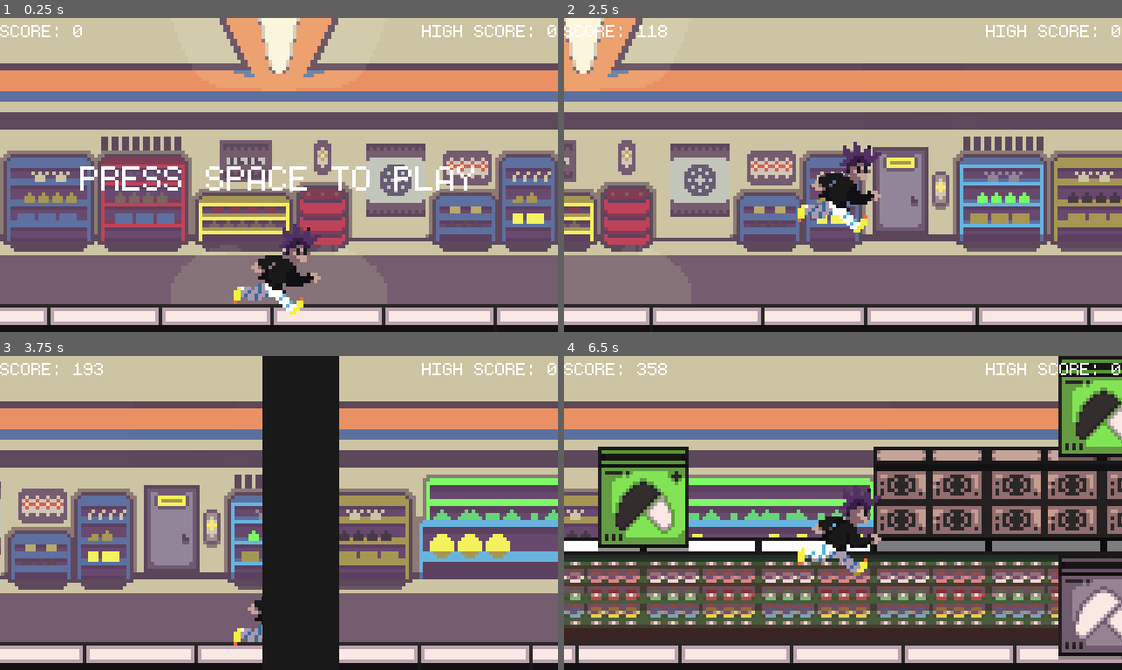
Above: before the commit, frames 1-4 (two rows, left to right).
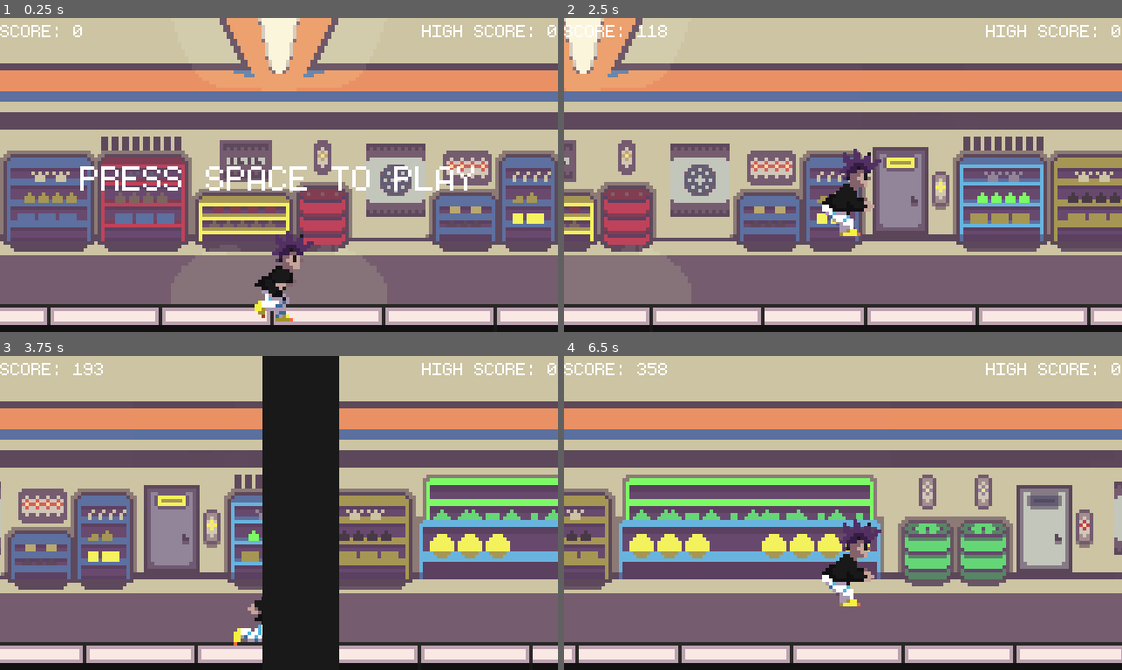
Above: after the commit, the same moments.

Repository: SrPatto/Punk-N-Duck
Game: Godot game, scene res://scenes/main.tscn
Two runs of this game, one before a commit and one after it. Both use one fixed random seed, a clock stepped at 60 frames per second and the inputs below.
Inputs:
- Up to frame 1 (0.25 s): no input
- Up to frame 2 (2.5 s): tap Space (start_game) at 0.5, 1.55 s; hold Space (start_game) 0.53-1.28 s; hold W (jump_up) 0.53-2.03 s; hold S (jump_down) from 2.03 s (still down); hold Space (start_game) from 2.03 s (still down); tap W (jump_up) at 2.3 s
- Up to frame 3 (3.75 s): release S (jump_down) at 2.78 s; release Space (start_game) at 2.78 s; hold W (jump_up) from 2.78 s (still down); tap Space (start_game) at 2.85 s
- Up to frame 4 (6.5 s): release W (jump_up) at 4.28 s; hold S (jump_down) 4.28-5.03 s; tap Space (start_game) at 4.35, 6.05 s; tap W (jump_up) at 4.52, 4.82, 5.85, 6.02, 6.32 s; hold W (jump_up) 5.03-5.78 s; hold Space (start_game) 5.03-5.78 s; hold S (jump_down) from 5.78 s (still down)

The runs differ from the first frame. In frame 1, 1.7% of the frame differs, in the area x 41-58%, y 65-97%; in frame 2, 1.6%; in frame 3, 0.1%; in frame 4, 52%, in the area x 0-100%, y 0-97%.

Commit message:
visula obstacles, enemy_A upgrade, game_over upgrade

Diff:
--- a/scenes/enemy_a.tscn
+++ b/scenes/enemy_a.tscn
@@ -1,12 +1,24 @@
 [gd_scene load_steps=22 format=3 uid="uid://bwu2h5yx1dich"]
 
-[ext_resource type="Script" uid="uid://cfcodws1sihvg" path="res://scripts/Enemies/enemy.gd" id="1_8fi7l"]
-[ext_resource type="Script" uid="uid://chou2jadrxdra" path="res://scripts/FiniteStateMachines/StateMachine.gd" id="3_b34wx"]
+[ext_resource type="Script" uid="uid://cfcodws1sihvg" path="res://scripts/Enemies/Enemy_A/enemy_a.gd" id="1_8fi7l"]
+[ext_resource type="Texture2D" uid="uid://dv5p8k6hb73ho" path="res://assets/sprites/enemies/EnemigoFull.png" id="2_jcwuj"]
 [ext_resource type="Texture2D" uid="uid://dkvtwsua2mlxj" path="res://assets/sprites/enemies/EnemigoV2.png" id="3_jcwuj"]
-[ext_resource type="Script" uid="uid://biwefmye0wy81" path="res://scripts/Enemies/Enemy_A/EnemySpawn_State.gd" id="4_yj7xe"]
-[ext_resource type="Script" uid="uid://bv3y0yx6dbn50" path="res://scripts/Enemies/Enemy_A/EnemyChase_State.gd" id="5_ik5em"]
-[ext_resource type="Script" uid="uid://dxvdal0nxjvry" path="res://scripts/Enemies/Enemy_A/EnemyThrow_State.gd" id="6_pid25"]
-[ext_resource type="Script" uid="uid://cnwac8oqg0l5" path="res://scripts/Enemies/Enemy_A/EnemyDespawn_State.gd" id="7_5puuv"]
+
+[sub_resource type="AtlasTexture" id="AtlasTexture_2fyb3"]
+atlas = ExtResource("2_jcwuj")
+region = Rect2(1344, 0, 112, 112)
+
+[sub_resource type="AtlasTexture" id="AtlasTexture_gbidp"]
+atlas = ExtResource("2_jcwuj")
+region = Rect2(1456, 0, 112, 112)
+
+[sub_resource type="AtlasTexture" id="AtlasTexture_cwfcb"]
+atlas = ExtResource("2_jcwuj")
+region = Rect2(1568, 0, 112, 112)
+
+[sub_resource type="AtlasTexture" id="AtlasTexture_1jxyh"]
+atlas = ExtResource("2_jcwuj")
+region = Rect2(1680, 0, 112, 112)
 
 [sub_resource type="AtlasTexture" id="AtlasTexture_1fxpe"]
 atlas = ExtResource("3_jcwuj")
@@ -58,6 +70,23 @@
 
 [sub_resource type="SpriteFrames" id="SpriteFrames_2fyb3"]
 animations = [{
+"frames": [{
+"duration": 1.0,
+"texture": SubResource("AtlasTexture_2fyb3")
+}, {
+"duration": 1.0,
+"texture": SubResource("AtlasTexture_gbidp")
+}, {
+"duration": 1.0,
+"texture": SubResource("AtlasTexture_cwfcb")
+}, {
+"duration": 1.0,
+"texture": SubResource("AtlasTexture_1jxyh")
+}],
+"loop": false,
+"name": &"charge",
+"speed": 6.0
+}, {
 "frames": [],
 "loop": true,
 "name": &"default",
@@ -114,6 +143,7 @@
 size = Vector2(80, 96)
 
 [node name="EnemyA" type="Area2D"]
+z_index = 1
 collision_layer = 4
 collision_mask = 51
 script = ExtResource("1_8fi7l")
@@ -127,7 +157,7 @@
 [node name="AnimatedSprite2D" type="AnimatedSprite2D" parent="."]
 texture_filter = 1
 sprite_frames = SubResource("SpriteFrames_2fyb3")
-animation = &"throw"
+animation = &"charge"
 autoplay = "run"
 
 [node name="CollisionShape2D" type="CollisionShape2D" parent="."]
@@ -146,21 +176,5 @@
 wait_time = 1.5
 one_shot = true
 
-[node name="StateMachine" type="Node" parent="." node_paths=PackedStringArray("initial_state")]
-script = ExtResource("3_b34wx")
-initial_state = NodePath("Spawn")
-
-[node name="Spawn" type="Node" parent="StateMachine"]
-script = ExtResource("4_yj7xe")
-
-[node name="Chase" type="Node" parent="StateMachine"]
-script = ExtResource("5_ik5em")
-
-[node name="Throw" type="Node" parent="StateMachine"]
-script = ExtResource("6_pid25")
-
-[node name="Despawn" type="Node" parent="StateMachine"]
-script = ExtResource("7_5puuv")
-
 [connection signal="body_entered" from="." to="." method="_on_body_entered"]
-[connection signal="animation_finished" from="AnimatedSprite2D" to="StateMachine/Throw" method="_on_animated_sprite_2d_animation_finished"]
+[connection signal="animation_finished" from="AnimatedSprite2D" to="." method="_on_animated_sprite_2d_animation_finished"]
--- a/scenes/main.tscn
+++ b/scenes/main.tscn
@@ -18,16 +18,20 @@
 [ext_resource type="PackedScene" uid="uid://cgur7ub6weuhh" path="res://scenes/visual_obstacles.tscn" id="16_jbj1t"]
 
 [node name="Main" type="Node2D"]
+z_index = 2
 script = ExtResource("1_trceg")
 
 [node name="Camera2D" type="Camera2D" parent="."]
 z_index = 10
 
+[node name="EnemySpawner" parent="." instance=ExtResource("10_eb6dy")]
+
+[node name="Player" parent="." instance=ExtResource("2_sugp2")]
+position = Vector2(-4, 110)
+
 [node name="Level" type="Node2D" parent="."]
 script = ExtResource("1_sugp2")
 modules = Array[PackedScene]([ExtResource("2_tefeu"), ExtResource("2_jyhfs"), ExtResource("3_tbgi4"), ExtResource("5_85g3d"), ExtResource("6_choun"), ExtResource("7_ya4ey")])
-
-[node name="EnemySpawner" parent="." instance=ExtResource("10_eb6dy")]
 
 [node name="Background" parent="." instance=ExtResource("11_ya4ey")]
 
@@ -38,9 +42,6 @@
 [node name="Ground" parent="." instance=ExtResource("1_0wfyh")]
 position = Vector2(0, 194.5)
 
-[node name="Player" parent="." instance=ExtResource("2_sugp2")]
-position = Vector2(-4, 110)
-
 [node name="HUD" parent="." instance=ExtResource("13_a8y0u")]
 
 [node name="GameOver" parent="." instance=ExtResource("14_jkv2x")]
--- a/scenes/music.tscn
+++ b/scenes/music.tscn
@@ -14,8 +14,8 @@
 clip_1/auto_advance = 0
 _transitions = {
 Vector2i(0, 1): {
-"fade_beats": 2.0,
-"fade_mode": 3,
+"fade_beats": 1.5,
+"fade_mode": 1,
 "from_time": 0,
 "to_time": 1
 }
--- a/scenes/obstacle.tscn
+++ b/scenes/obstacle.tscn
@@ -180,6 +180,7 @@
 size = Vector2(104, 116)
 
 [node name="Obstacle" type="StaticBody2D" groups=["obstacles"]]
+z_index = 2
 collision_layer = 2
 collision_mask = 49
 script = ExtResource("1_drdry")
--- a/scenes/player.tscn
+++ b/scenes/player.tscn
@@ -1,48 +1,78 @@
-[gd_scene load_steps=13 format=3 uid="uid://btpo27t6jnr41"]
+[gd_scene load_steps=21 format=3 uid="uid://btpo27t6jnr41"]
 
 [ext_resource type="Script" uid="uid://cme4w7ierogvo" path="res://scripts/player.gd" id="1_g2els"]
-[ext_resource type="Texture2D" uid="uid://dohc8qu1oqtnx" path="res://assets/sprites/player/PersonajeCorriiendo.png" id="2_qhqgy"]
+[ext_resource type="Texture2D" uid="uid://bem3lxirm1r8w" path="res://assets/sprites/player/PersonajeFull.png" id="2_g2els"]
+
+[sub_resource type="AtlasTexture" id="AtlasTexture_qhqgy"]
+atlas = ExtResource("2_g2els")
+region = Rect2(1344, 0, 112, 112)
 
 [sub_resource type="AtlasTexture" id="AtlasTexture_dqkch"]
-atlas = ExtResource("2_qhqgy")
+atlas = ExtResource("2_g2els")
+region = Rect2(1456, 0, 112, 112)
+
+[sub_resource type="AtlasTexture" id="AtlasTexture_qlg0r"]
+atlas = ExtResource("2_g2els")
+region = Rect2(1568, 0, 112, 112)
+
+[sub_resource type="AtlasTexture" id="AtlasTexture_tuyoq"]
+atlas = ExtResource("2_g2els")
+region = Rect2(1680, 0, 112, 112)
+
+[sub_resource type="AtlasTexture" id="AtlasTexture_fjrip"]
+atlas = ExtResource("2_g2els")
+region = Rect2(896, 0, 112, 112)
+
+[sub_resource type="AtlasTexture" id="AtlasTexture_smehm"]
+atlas = ExtResource("2_g2els")
+region = Rect2(1008, 0, 112, 112)
+
+[sub_resource type="AtlasTexture" id="AtlasTexture_ur7pv"]
+atlas = ExtResource("2_g2els")
+region = Rect2(1120, 0, 112, 112)
+
+[sub_resource type="AtlasTexture" id="AtlasTexture_y4r1p"]
+atlas = ExtResource("2_g2els")
+region = Rect2(1232, 0, 112, 112)
+
+[sub_resource type="AtlasTexture" id="AtlasTexture_d2wvv"]
+atlas = ExtResource("2_g2els")
 region = Rect2(0, 0, 112, 112)
 
-[sub_resource type="AtlasTexture" id="AtlasTexture_qlg0r"]
-atlas = ExtResource("2_qhqgy")
+[sub_resource type="AtlasTexture" id="AtlasTexture_3v2ag"]
+atlas = ExtResource("2_g2els")
 region = Rect2(112, 0, 112, 112)
 
-[sub_resource type="AtlasTexture" id="AtlasTexture_tuyoq"]
-atlas = ExtResource("2_qhqgy")
+[sub_resource type="AtlasTexture" id="AtlasTexture_jej6c"]
+atlas = ExtResource("2_g2els")
 region = Rect2(224, 0, 112, 112)
 
-[sub_resource type="AtlasTexture" id="AtlasTexture_fjrip"]
-atlas = ExtResource("2_qhqgy")
+[sub_resource type="AtlasTexture" id="AtlasTexture_f1ej7"]
+atlas = ExtResource("2_g2els")
 region = Rect2(336, 0, 112, 112)
 
-[sub_resource type="AtlasTexture" id="AtlasTexture_smehm"]
-atlas = ExtResource("2_qhqgy")
+[sub_resource type="AtlasTexture" id="AtlasTexture_oprun"]
+atlas = ExtResource("2_g2els")
 region = Rect2(448, 0, 112, 112)
 
-[sub_resource type="AtlasTexture" id="AtlasTexture_ur7pv"]
-atlas = ExtResource("2_qhqgy")
+[sub_resource type="AtlasTexture" id="AtlasTexture_a8ls1"]
+atlas = ExtResource("2_g2els")
 region = Rect2(560, 0, 112, 112)
 
-[sub_resource type="AtlasTexture" id="AtlasTexture_y4r1p"]
-atlas = ExtResource("2_qhqgy")
+[sub_resource type="AtlasTexture" id="AtlasTexture_qfm1y"]
+atlas = ExtResource("2_g2els")
 region = Rect2(672, 0, 112, 112)
 
-[sub_resource type="AtlasTexture" id="AtlasTexture_d2wvv"]
-atlas = ExtResource("2_qhqgy")
+[sub_resource type="AtlasTexture" id="AtlasTexture_fulsm"]
+atlas = ExtResource("2_g2els")
 region = Rect2(784, 0, 112, 112)
 
 [sub_resource type="SpriteFrames" id="SpriteFrames_3v2ag"]
 animations = [{
-"frames": [],
-"loop": true,
-"name": &"default",
-"speed": 5.0
+"frames": [{
+"duration": 1.0,
+"texture": SubResource("AtlasTexture_qhqgy")
 }, {
-"frames": [{
 "duration": 1.0,
 "texture": SubResource("AtlasTexture_dqkch")
 }, {
@@ -51,7 +81,17 @@
 }, {
 "duration": 1.0,
 "texture": SubResource("AtlasTexture_tuyoq")
+}],
+"loop": false,
+"name": &"death",
+"speed": 6.0
 }, {
+"frames": [],
+"loop": true,
+"name": &"default",
+"speed": 5.0
+}, {
+"frames": [{
 "duration": 1.0,
 "texture": SubResource("AtlasTexture_fjrip")
 }, {
@@ -63,9 +103,35 @@
 }, {
 "duration": 1.0,
 "texture": SubResource("AtlasTexture_y4r1p")
+}],
+"loop": false,
+"name": &"jump",
+"speed": 8.0
+}, {
+"frames": [{
+"duration": 1.0,
+"texture": SubResource("AtlasTexture_d2wvv")
 }, {
 "duration": 1.0,
-"texture": SubResource("AtlasTexture_d2wvv")
+"texture": SubResource("AtlasTexture_3v2ag")
+}, {
+"duration": 1.0,
+"texture": SubResource("AtlasTexture_jej6c")
+}, {
+"duration": 1.0,
+"texture": SubResource("AtlasTexture_f1ej7")
+}, {
+"duration": 1.0,
+"texture": SubResource("AtlasTexture_oprun")
+}, {
+"duration": 1.0,
+"texture": SubResource("AtlasTexture_a8ls1")
+}, {
+"duration": 1.0,
+"texture": SubResource("AtlasTexture_qfm1y")
+}, {
+"duration": 1.0,
+"texture": SubResource("AtlasTexture_fulsm")
 }],
 "loop": true,
 "name": &"run",
@@ -80,12 +146,11 @@
 script = ExtResource("1_g2els")
 
 [node name="AnimatedSprite2D" type="AnimatedSprite2D" parent="."]
+z_index = 1
 texture_filter = 1
 sprite_frames = SubResource("SpriteFrames_3v2ag")
-animation = &"run"
+animation = &"death"
 autoplay = "run"
-frame = 2
-frame_progress = 0.225382
 
 [node name="CollisionShape2D" type="CollisionShape2D" parent="."]
 position = Vector2(2, 11.974)
--- a/scenes/projectile.tscn
+++ b/scenes/projectile.tscn
@@ -77,16 +77,17 @@
 size = Vector2(24, 16)
 
 [node name="Projectile" type="Area2D"]
+z_index = 2
 collision_layer = 8
 collision_mask = 3
 script = ExtResource("1_q3m7n")
 
 [node name="AnimatedSprite2D" type="AnimatedSprite2D" parent="."]
+z_index = 2
 texture_filter = 1
 sprite_frames = SubResource("SpriteFrames_6c2e5")
 animation = &"v2"
 autoplay = "v2"
-frame_progress = 0.572187
 
 [node name="CollisionShape2D" type="CollisionShape2D" parent="."]
 shape = SubResource("RectangleShape2D_softn")
--- a/scenes/visual_obstacles.tscn
+++ b/scenes/visual_obstacles.tscn
@@ -1,11 +1,28 @@
-[gd_scene load_steps=3 format=3 uid="uid://cgur7ub6weuhh"]
+[gd_scene load_steps=4 format=3 uid="uid://cgur7ub6weuhh"]
 
 [ext_resource type="Texture2D" uid="uid://2qk7ktj0tret" path="res://assets/Background/Columna.png" id="1_o3s55"]
 [ext_resource type="Script" uid="uid://dhakoucf5kbsr" path="res://scripts/visual_obstacles.gd" id="1_rqnjg"]
+[ext_resource type="Texture2D" uid="uid://bkj5w3xmkyuf8" path="res://assets/sprites/enemies/EnemigoC.png" id="3_5llv0"]
 
 [node name="Visual_Obstacles" type="Node2D"]
+z_index = 4
 script = ExtResource("1_rqnjg")
 
 [node name="pillar" type="Sprite2D" parent="."]
 position = Vector2(1000, 0)
 texture = ExtResource("1_o3s55")
+
+[node name="enemy_c" type="Sprite2D" parent="."]
+position = Vector2(200, 64)
+texture = ExtResource("3_5llv0")
+
+[node name="Timer_EnemySpawn" type="Timer" parent="."]
+wait_time = 30.0
+one_shot = true
+
+[node name="Timer_EnemyDespawn" type="Timer" parent="."]
+wait_time = 5.0
+one_shot = true
+
+[connection signal="timeout" from="Timer_EnemySpawn" to="." method="_on_timer_enemy_spawn_timeout"]
+[connection signal="timeout" from="Timer_EnemyDespawn" to="." method="_on_timer_enemy_despawn_timeout"]
--- /dev/null
+++ b/scripts/Enemies/Enemy_A/enemy_a.gd
@@ -0,0 +1,103 @@
+extends Area2D
+
+enum Enemy_State {
+	Spawn,
+	Chase,
+	Throw,
+	Charge,
+	Despawn
+}
+var current_state: Enemy_State = Enemy_State.Spawn
+
+@onready var animated_sprite_2d: AnimatedSprite2D = $AnimatedSprite2D
+@onready var ray_cast_2d: RayCast2D = $RayCast2D
+@onready var shooting_point: Marker2D = $ShootingPoint
+@onready var timer_reload: Timer = $Timer_reload
+@onready var label: Label = $Label
+
+const PROJECTILE_SCENE = preload("res://scenes/projectile.tscn")
+const GAME_POSITION_X = -260
+const GAME_OFF_POSITION_X = -400
+
+var position_y = 0
+var game_position
+var spawnPosition
+var canThrow
+
+func _ready() -> void:
+	change_state(Enemy_State.Spawn)
+	canThrow = true
+
+func _process(delta: float):
+	if ray_cast_2d.is_colliding():
+		var collision = ray_cast_2d.get_collider()
+		if collision.is_in_group("obstacles"):
+			change_state(Enemy_State.Despawn)
+		if collision == Global.player && timer_reload.is_stopped() && current_state == Enemy_State.Chase:
+			change_state(Enemy_State.Throw)
+	if !Global.enemy_spawner.existPlatform(spawnPosition):
+		change_state(Enemy_State.Despawn)
+
+	if canThrow == false && current_state == Enemy_State.Throw:
+		change_state(Enemy_State.Chase)
+
+	if !get_parent().activateSpawner:
+		change_state(Enemy_State.Despawn)
+
+func change_state(new_state: Enemy_State):
+	current_state = new_state
+	match current_state:
+		Enemy_State.Spawn:
+			animated_sprite_2d.play("run")
+			label.text = "spawn"
+			position_y = global_position.y
+			game_position = Vector2(GAME_POSITION_X, position_y)
+			move_to_gamePosition()
+
+		Enemy_State.Chase:
+			animated_sprite_2d.play("run")
+			label.text = "chase"
+
+		Enemy_State.Throw:
+			animated_sprite_2d.play("throw")
+			label.text = "throw"
+			canThrow = true
+
+		Enemy_State.Despawn:
+			animated_sprite_2d.play("run")
+			label.text = "despawn"
+			position_y = global_position.y
+			game_position = Vector2(GAME_OFF_POSITION_X, position_y)
+			move_to_gamePosition()
+
+		Enemy_State.Charge:
+			animated_sprite_2d.play("charge")
+			label.text = "charge"
+
+func move_to_gamePosition():
+	var tween = create_tween()
+	tween.tween_property(self, "position", game_position, 1)
+	tween.tween_callback(func ():
+		if current_state == Enemy_State.Spawn:
+			change_state(Enemy_State.Chase)
+		elif current_state == Enemy_State.Despawn:
+			Global.enemy_spawner.spawns[spawnPosition].canSpawn = true
+			queue_free())
+
+func throw():
+	var projectile = PROJECTILE_SCENE.instantiate()
+	projectile.global_position = shooting_point.global_position
+	get_parent().add_child(projectile)
+
+func _on_body_entered(body: Node2D) -> void:
+	if body == Global.player:
+		change_state(Enemy_State.Charge)
+		body.call_deferred("death")
+
+func _on_animated_sprite_2d_animation_finished() -> void:
+	if current_state == Enemy_State.Throw:
+		throw()
+		canThrow = false
+		timer_reload.start()
+	if current_state == Enemy_State.Charge:
+		change_state(Enemy_State.Despawn)
--- a/scripts/Enemies/enemy.gd
+++ /dev/null
@@ -1,12 +0,0 @@
-extends Area2D
-class_name Enemy_Class
-
-var spawnPosition
-
-func _on_body_entered(body: Node2D) -> void:
-	if body == Global.player:
-		body.call_deferred("death")
-
-func _process(delta):
-	if !get_parent().activateSpawner:
-		queue_free()
--- a/scripts/level.gd
+++ b/scripts/level.gd
@@ -11,7 +11,7 @@
 		spawn_module(n*offset)
 
 func spawn_module(n):
-	if initModules > 2:
+	if initModules > 4:
 		randomNumber.randomize()
 		var num = randomNumber.randi_range(0, modules.size()-1)
 		var instance = modules[num].instantiate()
--- a/scripts/main.gd
+++ b/scripts/main.gd
@@ -1,15 +1,17 @@
 extends Node2D
 
-var score
+var score: int
 var gameRunning
+var isGameOver
 
 const SPEED_MODIFIER = 50
-
+const DECELERATION_RATE = 100
 const MAX_SPEED = 700
 
 func _ready() -> void:
 	score = 0
 	gameRunning = false
+	isGameOver = false
 	Global.speed = 0
 	$GameOver.hide()
 	$HUD.get_node("StartLabel").show()
@@ -24,7 +26,7 @@
 		score += (Global.speed / 300)
 		show_score()
 	else:
-		if Input.is_action_pressed("start_game"):
+		if Input.is_action_pressed("start_game") && !isGameOver:
 			$HUD.get_node("StartLabel").hide()
 			gameRunning = true
 			Global.speed = Global.START_SPEED
@@ -35,12 +37,17 @@
 	get_tree().reload_current_scene()
 
 func game_over():
+	isGameOver = true
 	check_highscore()
+	Global.enemy_spawner.activateSpawner = false
+	gameRunning = false
+	deceleration()
+
+func deceleration():
+	while Global.speed > 0:
+			Global.speed = max(Global.speed - DECELERATION_RATE * get_process_delta_time(), 0)
+			await get_tree().process_frame  # Wait for the next frame
 	$GameOver.show()
-	Global.enemy_spawner.activateSpawner = false
-	Global.speed = 0
-	gameRunning = false
-	pass
 
 func show_score():
 	$HUD.get_node("ScoreLabel").text = "SCORE: " + str(score)
--- a/scripts/player.gd
+++ b/scripts/player.gd
@@ -18,6 +18,10 @@
 	# Add the gravity.
 	if not is_on_floor():
 		velocity += (get_gravity()*2) * delta
+		if get_parent().gameRunning:
+			animated_sprite_2d.play("jump")
+	elif get_parent().gameRunning:
+		animated_sprite_2d.play("run")
 
 	if not get_parent().gameRunning:
 		#todo: idle animation
@@ -25,6 +29,7 @@
 	else:
 		# Handle jump up.
 		if Input.is_action_just_pressed("jump_up") and is_on_floor():
+			animated_sprite_2d.play("jump")
 			velocity.y = JUMP_VELOCITY
 
 	move_and_slide()
@@ -43,32 +48,35 @@
 			death()
 
 func recover():
-	if stumble_hits > 0:
-		stumble_hits -= 1
-		var tween = create_tween()
-		match stumble_hits:
-			0:
-				tween.tween_property(self, "position:x", INITIAL_POSITION, 1)
-			1:
-				tween.tween_property(self, "position:x", STUMBLE_POSITION_1, 1)
-				tween.tween_callback(func (): timer_recover.start())
+	if get_parent().gameRunning:
+		if stumble_hits > 0:
+			stumble_hits -= 1
+			var tween = create_tween()
+			match stumble_hits:
+				0:
+					tween.tween_property(self, "position:x", INITIAL_POSITION, 1)
+				1:
+					tween.tween_property(self, "position:x", STUMBLE_POSITION_1, 1)
+					tween.tween_callback(func (): timer_recover.start())
 
 func stumble():
-	if stumble_hits < 2:
-		stumble_hits += 1
-		var tween = create_tween()
-		match stumble_hits:
-			1:
-				tween.tween_property(self, "position:x", STUMBLE_POSITION_1, 1)
-				tween.tween_callback(func (): timer_recover.start())
+	if get_parent().gameRunning:
+		if stumble_hits < 2:
+			stumble_hits += 1
+			var tween = create_tween()
+			match stumble_hits:
+				1:
+					tween.tween_property(self, "position:x", STUMBLE_POSITION_1, 1)
+					tween.tween_callback(func (): timer_recover.start())
 
-			2:
-				tween.tween_property(self, "position:x", STUMBLE_POSITION_2, 1)
-				tween.tween_callback(func (): timer_recover.start())
+				2:
+					tween.tween_property(self, "position:x", STUMBLE_POSITION_2, 1)
+					tween.tween_callback(func (): timer_recover.start())
 
 func death():
-	#animation
-	get_parent().game_over()
+	animated_sprite_2d.play("death")
+	if animated_sprite_2d.animation_finished:
+		get_parent().game_over()
 	pass
 
 func _on_timer_recover_timeout() -> void:
--- a/scripts/visual_obstacles.gd
+++ b/scripts/visual_obstacles.gd
@@ -1,6 +1,17 @@
 extends Node2D
 
 @onready var pillar: Sprite2D = $pillar
+@onready var enemy_c: Sprite2D = $enemy_c
+@onready var timer_enemy_spawn: Timer = $Timer_EnemySpawn
+@onready var timer_enemy_despawn: Timer = $Timer_EnemyDespawn
+
+const ENEMY_SPAWN_POSITION = Vector2(200, 64)
+const ENEMY_DESPAWN_POSITION = Vector2(500, 64)
+const ENEMY_INTIAL_POSITION = Vector2(200, 300)
+
+func _ready() -> void:
+	enemy_c.position = ENEMY_INTIAL_POSITION
+	timer_enemy_spawn.start()
 
 func _process(delta: float) -> void:
 	if Global.speed != 0:
@@ -8,5 +19,24 @@
 		if pillar.position.x < -1000:
 			spawn_pillar()
 
+
 func spawn_pillar():
 	pillar.position.x = 1000
+
+func spawn_enemy():
+	var tween = create_tween()
+	tween.tween_property(enemy_c, "position", ENEMY_SPAWN_POSITION, 1)
+	tween.tween_callback(func (): timer_enemy_despawn.start())
+
+func despawn_enemy():
+	var tween = create_tween()
+	tween.tween_property(enemy_c, "position", ENEMY_DESPAWN_POSITION, 2)
+	tween.tween_callback(func ():
+		timer_enemy_spawn.start()
+		enemy_c.position = ENEMY_INTIAL_POSITION)
+
+func _on_timer_enemy_spawn_timeout() -> void:
+	spawn_enemy()
+
+func _on_timer_enemy_despawn_timeout() -> void:
+	despawn_enemy()
Binary file added: assets/sprites/enemies/EnemigoC.png
Not shown, added: assets/sprites/enemies/EnemigoC.png.import
Renamed: scripts/Enemies/enemy.gd.uid -> scripts/Enemies/Enemy_A/enemy_a.gd.uid
